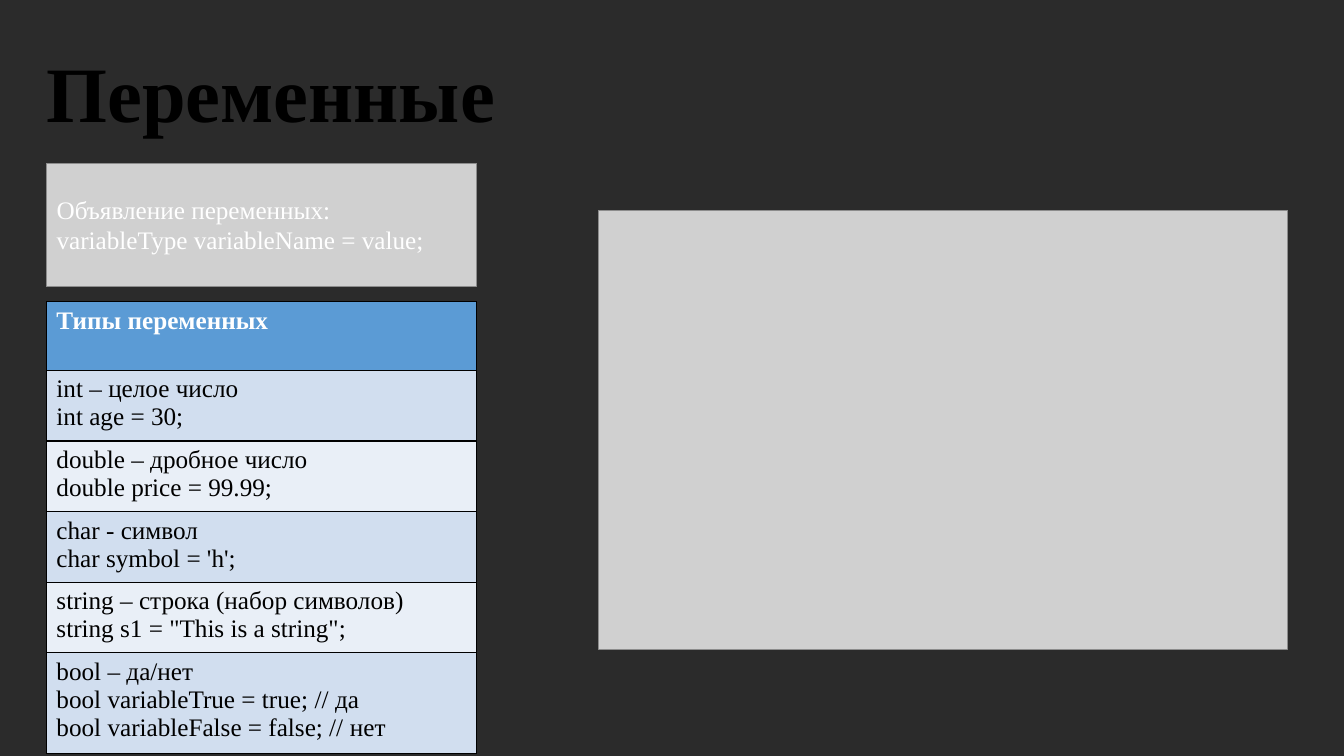
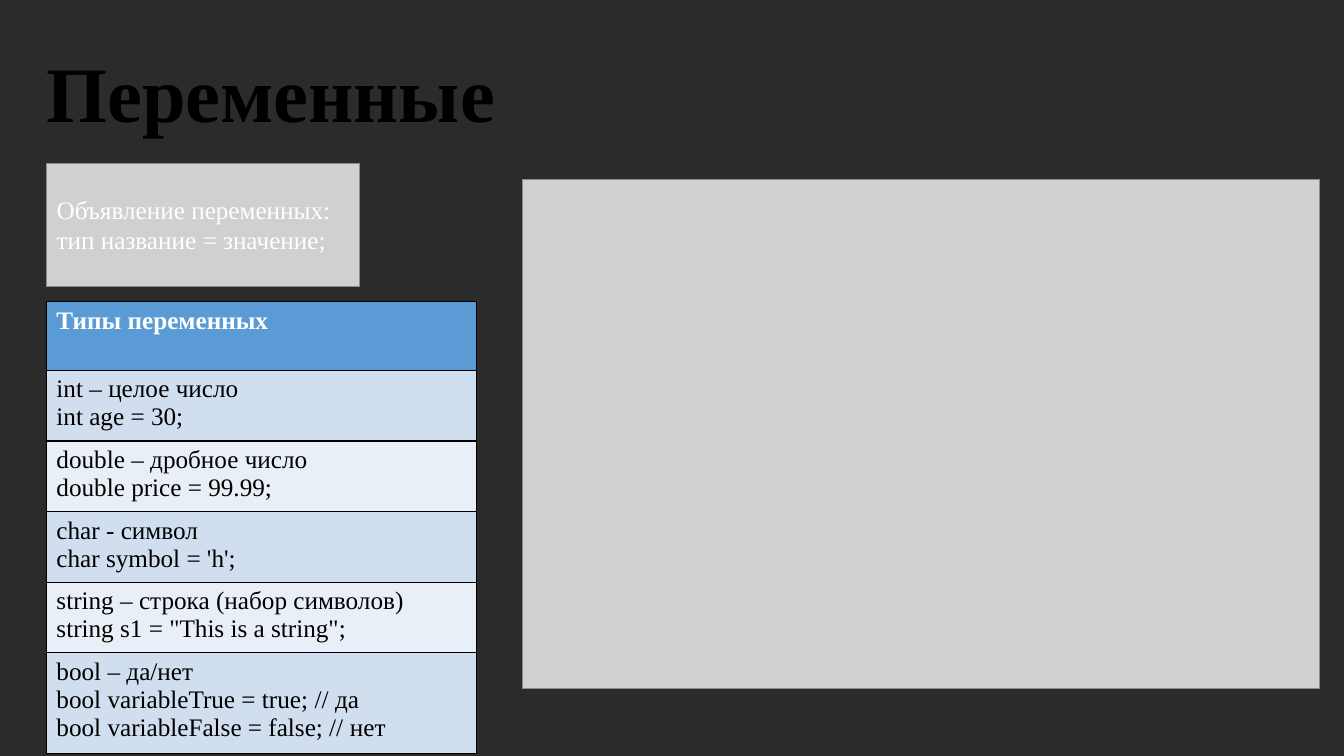
Before and after one commit to zero973/CsharpCourse, a slide deck: slide 12 of 1 занятие/Презентация.pptx (slide 4 before the commit). Drawn at 1344x756 pixels with LibreOffice and Linux fonts; fonts in the diff are those of the drawing; grey boxes stand for pictures; background and template pictures are left out; a plain dark background stands for a picture behind light text. Boxes give left, top, right and bottom in pixels: in the first picture for what was removed or moved away, otherwise in the second. Text is boxed around its words. In the diff, an @@ line names an element or a change of style, - is before the commit and + after.

```diff
--- a/1 занятие/Презентация.pptx
+++ b/1 занятие/Презентация.pptx
@@ picture: place and size @@
-picture at bbox=[46, 163, 477, 287]
+picture at bbox=[46, 163, 360, 287]
@@ picture: place and size @@
-picture at bbox=[599, 210, 1288, 648]
+picture at bbox=[523, 179, 1321, 689]
@@ text at bbox=[57, 202, 330, 251]: text changed @@
-Объявление переменных:
-variableType variableName = value;
+Объявление переменных:
+тип название = значение;
```
Also in this commit, not shown: 1 other slide changed, 8 slides added, 2 other files.
